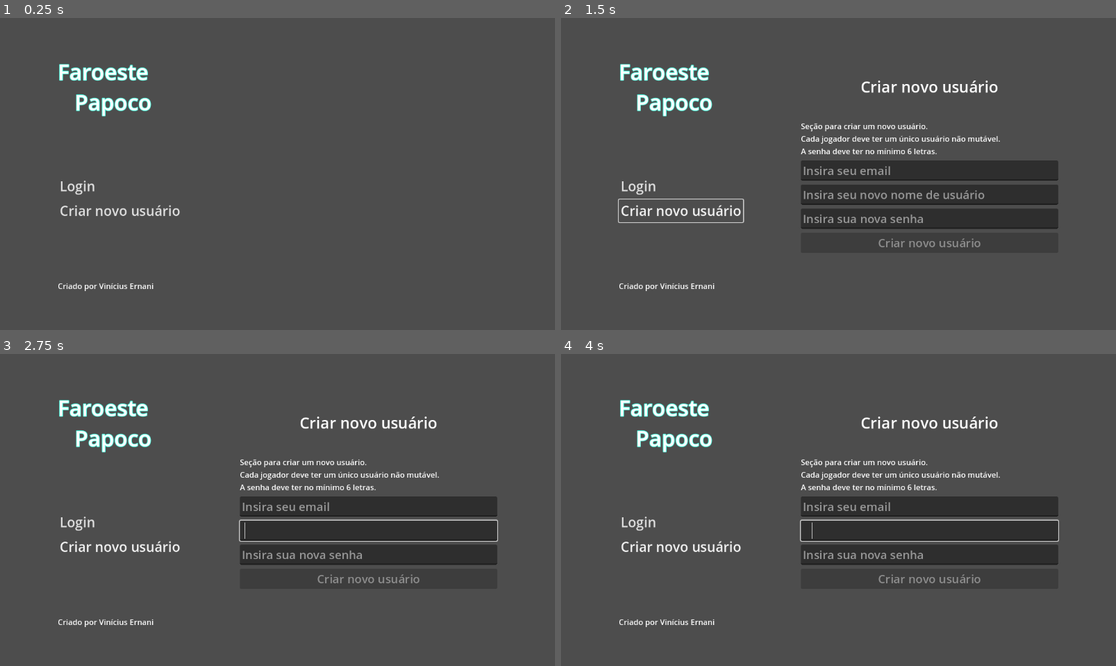
Above: before the commit, frames 1-4 (two rows, left to right).
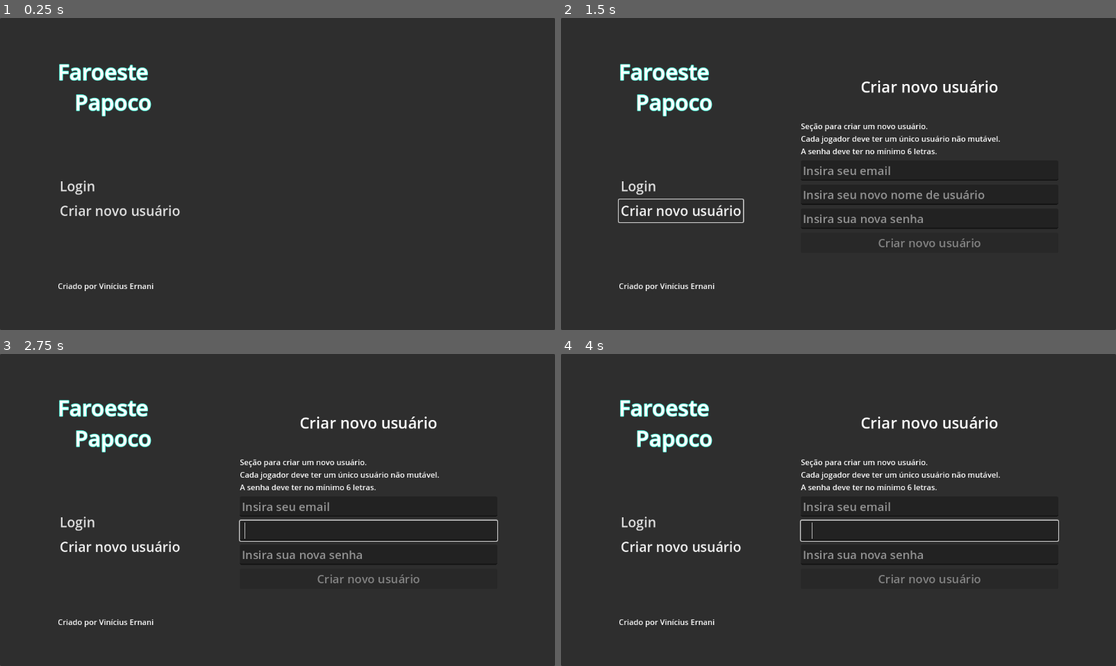
Above: after the commit, the same moments.

Repository: erneani/faroeste-papoco
Game: Godot game, scene res://scenes/Main.tscn
Two runs of this game, one before a commit and one after it. Both use one fixed random seed, a clock stepped at 60 frames per second and the inputs below. Before the commit the project starts from res://scenes/ui/menu/Menu.tscn.
Inputs:
- Up to frame 1 (0.25 s): no input
- Up to frame 2 (1.5 s): click "Login" at 0.5 s; click "Criar novo usuário" at 1.25 s
- Up to frame 3 (2.75 s): tap Enter at 2 s; hold Right (right) from 2.03 s (still down); hold Space (main_action) from 2.03 s (still down)
- Up to frame 4 (4 s): release Right (right) at 2.78 s; release Space (main_action) at 2.78 s; hold Down (down) 2.78-3.53 s; tap Space (main_action) at 2.85 s; tap Enter at 3.5 s; hold Right (right) from 3.53 s (still down); hold Space (main_action) from 3.53 s (still down)

The runs differ from the first frame. In frame 1, 99% of the frame differs, in the area x 0-100%, y 0-100%; in frame 2, 85%; in frame 3, 85%; in frame 4, 85%.

Commit message:
feat: add player view

Diff:
--- a/engine/project.godot
+++ b/engine/project.godot
@@ -11,7 +11,7 @@
 [application]
 
 config/name="Faroeste Papoco"
-run/main_scene="res://scenes/ui/menu/Menu.tscn"
+run/main_scene="res://scenes/Main.tscn"
 config/features=PackedStringArray("4.3", "GL Compatibility")
 config/icon="res://icon.svg"
 
--- a/engine/scenes/Main.tscn
+++ b/engine/scenes/Main.tscn
@@ -17,14 +17,17 @@
 [node name="MainMenu" parent="." instance=ExtResource("1_tfp2y")]
 layout_mode = 2
 
-[node name="MarginContainer" parent="." instance=ExtResource("2_65m8h")]
+[node name="Lobby" parent="." instance=ExtResource("2_65m8h")]
 visible = false
 layout_mode = 2
 
-[connection signal="user_populated" from="." to="MarginContainer/HBoxContainer/VBoxContainer" method="_on_control_user_populated"]
+[connection signal="user_populated" from="." to="Lobby" method="_on_control_user_populated"]
+[connection signal="user_populated" from="." to="Lobby/HBoxContainer/HBoxContainer/Players" method="_on_control_user_populated"]
+[connection signal="user_populated" from="." to="Lobby/HBoxContainer/VBoxContainer" method="_on_control_user_populated"]
 [connection signal="login_authorized" from="MainMenu/HBoxContainer/MarginContainer/Login" to="." method="_on_login_login_authorized"]
 [connection signal="user_created" from="MainMenu/HBoxContainer/MarginContainer/Logon" to="MainMenu" method="_on_logon_user_created"]
 
 [editable path="MainMenu"]
-[editable path="MarginContainer"]
-[editable path="MarginContainer/HBoxContainer/VBoxContainer"]
+[editable path="Lobby"]
+[editable path="Lobby/HBoxContainer/HBoxContainer/Matchs"]
+[editable path="Lobby/HBoxContainer/VBoxContainer"]
--- a/engine/scenes/main.gd
+++ b/engine/scenes/main.gd
@@ -6,6 +6,6 @@
 
 func _on_login_login_authorized(username):
 	$MainMenu.visible = false
-	$MarginContainer.visible = true
+	$Lobby.visible = true
 	username = username
 	user_populated.emit(username)
--- a/engine/scenes/ui/lobby/Lobby.gd
+++ b/engine/scenes/ui/lobby/Lobby.gd
@@ -10,3 +10,25 @@
 	get_tree().set_multiplayer(SceneMultiplayer.new(), self.get_path())
 
 	multiplayer.multiplayer_peer = peer
+
+
+func _on_create_button_pressed():
+	create_match($HBoxContainer/HBoxContainer/Matchs/HBoxContainer/MatchInput.text)
+
+
+func _on_match_input_text_submitted(new_text):
+	create_match(new_text)
+
+
+func clear_match_input():
+	$HBoxContainer/HBoxContainer/Matchs/HBoxContainer/MatchInput.text = ''
+
+
+# create things
+func create_match(text):
+	print(text)
+	clear_match_input()
+
+
+func _on_control_user_populated(new_username):
+	username = new_username
--- a/engine/scenes/ui/lobby/Lobby.tscn
+++ b/engine/scenes/ui/lobby/Lobby.tscn
@@ -1,8 +1,9 @@
-[gd_scene load_steps=4 format=3 uid="uid://dnqidj2tdodn4"]
+[gd_scene load_steps=5 format=3 uid="uid://dnqidj2tdodn4"]
 
 [ext_resource type="Script" path="res://scenes/ui/lobby/Lobby.gd" id="1_sdau7"]
 [ext_resource type="PackedScene" uid="uid://cieo33rija636" path="res://scenes/ui/chat/Chat.tscn" id="2_2cw35"]
 [ext_resource type="PackedScene" uid="uid://b5gvuxjgtul75" path="res://scenes/ui/matchs/Matchs.tscn" id="3_6ndrf"]
+[ext_resource type="Script" path="res://scenes/ui/lobby/players.gd" id="3_q88gw"]
 
 [node name="Lobby" type="MarginContainer"]
 anchors_preset = 15
@@ -49,21 +50,29 @@
 disabled = true
 text = "Deletar partida"
 
-[node name="Players" type="PanelContainer" parent="HBoxContainer/HBoxContainer"]
+[node name="Players" type="VBoxContainer" parent="HBoxContainer/HBoxContainer"]
 layout_mode = 2
 size_flags_horizontal = 3
-size_flags_stretch_ratio = 0.3
+size_flags_stretch_ratio = 0.15
+script = ExtResource("3_q88gw")
 
-[node name="ItemList" type="ItemList" parent="HBoxContainer/HBoxContainer/Players"]
+[node name="Label" type="Label" parent="HBoxContainer/HBoxContainer/Players"]
+layout_direction = 2
 layout_mode = 2
-item_count = 2
-item_0/text = "Player"
-item_1/text = "Player2"
+theme_override_font_sizes/font_size = 24
+text = "Jogadores
+"
+
+[node name="PlayersList" type="ItemList" parent="HBoxContainer/HBoxContainer/Players"]
+layout_mode = 2
+size_flags_vertical = 3
 
 [node name="VBoxContainer" parent="HBoxContainer" instance=ExtResource("2_2cw35")]
 layout_mode = 2
 size_flags_stretch_ratio = 0.3
 
 [connection signal="ready" from="." to="." method="_on_ready"]
+[connection signal="text_submitted" from="HBoxContainer/HBoxContainer/Matchs/HBoxContainer/MatchInput" to="." method="_on_match_input_text_submitted"]
+[connection signal="pressed" from="HBoxContainer/HBoxContainer/Matchs/HBoxContainer/CreateButton" to="." method="_on_create_button_pressed"]
 
 [editable path="HBoxContainer/HBoxContainer/Matchs"]
--- /dev/null
+++ b/engine/scenes/ui/lobby/players.gd
@@ -0,0 +1,18 @@
+extends VBoxContainer
+
+func _on_tree_entered():
+	var peer = ENetMultiplayerPeer.new()
+
+	peer.create_client("127.0.0.1", 1027)
+	get_tree().set_multiplayer(SceneMultiplayer.new(), self.get_path())
+
+	multiplayer.multiplayer_peer = peer
+
+
+func _on_control_user_populated(new_username):
+	rpc("add_player", new_username)
+
+
+@rpc ("any_peer", "call_local")
+func add_player(new_player):
+	$PlayersList.add_item(new_player)
